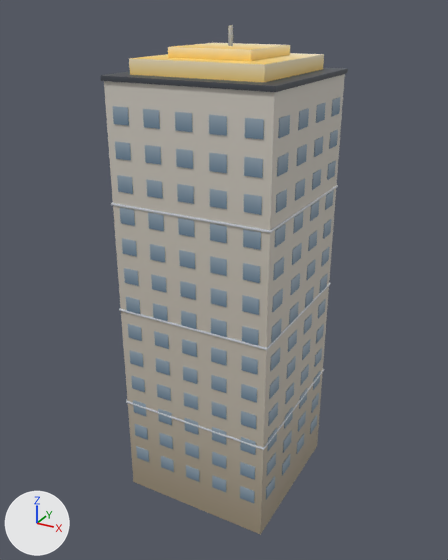
An edit to the FBX model art/export/ck_tower_crown.fbx, drawn before and after from the same camera.
The view is the same before and after, from a camera (50 mm lens) standing at (34.8, -64.7, 61.8) and looking at (-0.6, -0.5, 29.7). Arrows for +X, +Y and +Z are at lower left; the lights stay in place. The older version comes first.

Names of what the first picture shows: 'ck_tower_crown'.
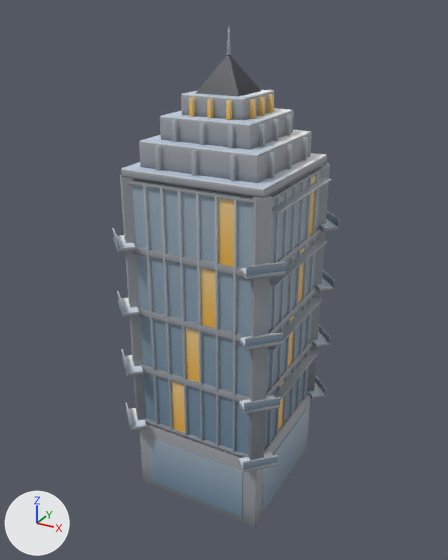
What differs and where, as boxes [x1, y1, x2, y2] in the pictures (448 x 560 px):
'ck_tower_crown', reshaped (8% narrower)
    before: [100, 25, 348, 535]
    after: [112, 26, 339, 527]
part 1 of me_ck_tower_crown, added (blue)
    after: [132, 185, 253, 455]
part 2 of me_ck_tower_crown, added
    after: [232, 199, 237, 453]
part 3 of me_ck_tower_crown, added
    after: [215, 196, 219, 447]
part 4 of me_ck_tower_crown, added
    after: [196, 193, 203, 442]
part 5 of me_ck_tower_crown, added
    after: [178, 191, 188, 436]
part 6 of me_ck_tower_crown, added
    after: [160, 188, 173, 431]
part 7 of me_ck_tower_crown, added
    after: [143, 185, 159, 425]
part 8 of me_ck_tower_crown, added (mostly hidden)
    after: [143, 419, 249, 457]
part 9 of me_ck_tower_crown, added
    after: [140, 365, 250, 402]
part 10 of me_ck_tower_crown, added
    after: [138, 308, 248, 342]
part 11 of me_ck_tower_crown, rebuilt (mostly hidden afterwards)
    before: [104, 74, 345, 535]
    after: [133, 166, 320, 199]
part 12 of me_ck_tower_crown, deleted (blue)
    before: [100, 25, 348, 503]
part 13 of me_ck_tower_crown, added
    after: [112, 26, 339, 527]

The change in detail:
me_ck_tower_crown is used by ob_ck_tower_crown; location (0.0, 0.0, 0.0).
me_ck_tower_crown had 1936 vertices, 1452 faces and spanned x -10.2..10.2, y -10.2..10.2, z 0.0..60.0.
me_ck_tower_crown now has 2081 vertices, 1750 faces and spans x -11.4..11.4, y -11.8..11.8, z 0.0..60.0.
me_ck_tower_crown part 1: a new loose piece, a box spanning x -8.06..8.06, y -9.27..-9.16, z 11.04..43.62, in mat_palette (picture img_palette_png).
me_ck_tower_crown part 2: a new loose piece, a box spanning x 5.65..5.86, y -9.62..-9.18, z 11.04..43.62, in mat_palette (picture img_palette_png).
me_ck_tower_crown part 3: a new loose piece, a box spanning x 3.35..3.56, y -9.62..-9.18, z 11.04..43.62, in mat_palette (picture img_palette_png).
me_ck_tower_crown part 4: a new loose piece, a box spanning x 1.05..1.26, y -9.62..-9.18, z 11.04..43.62, in mat_palette (picture img_palette_png).
me_ck_tower_crown part 5: a new loose piece, a box spanning x -1.26..-1.05, y -9.62..-9.18, z 11.04..43.62, in mat_palette (picture img_palette_png).
me_ck_tower_crown part 6: a new loose piece, a box spanning x -3.56..-3.35, y -9.62..-9.18, z 11.04..43.62, in mat_palette (picture img_palette_png).
me_ck_tower_crown part 7: a new loose piece, a box spanning x -5.86..-5.65, y -9.62..-9.18, z 11.04..43.62, in mat_palette (picture img_palette_png).
me_ck_tower_crown part 8: a new loose piece, a box spanning x -8.23..8.23, y -9.57..-9.14, z 10.86..11.21, in mat_palette (picture img_palette_png).
me_ck_tower_crown part 9: a new loose piece, a box spanning x -8.23..8.23, y -9.57..-9.14, z 18.74..19.62, in mat_palette (picture img_palette_png).
me_ck_tower_crown part 10: a new loose piece, a box spanning x -8.23..8.23, y -9.57..-9.14, z 26.89..27.77, in mat_palette (picture img_palette_png).
me_ck_tower_crown part 11: the loose piece of 8 vertices spanning x -10.0..10.0, y -10.0..10.0, z 0.0..54.6 is rebuilt with 24 vertices and now spans x -8.8..8.8, y -9.2..8.3, z 10.5..44.1.
me_ck_tower_crown part 12: 241 loose pieces with 1928 vertices, spanning x -10.2..10.2, y -10.2..10.2, z 4.8..60.0, are deleted.
me_ck_tower_crown part 13: 1817 vertices added at x -11.4..11.4, y -11.8..11.8, z 0.0..60.0.
Other edits to the shape of me_ck_tower_crown do not show in these pictures.
